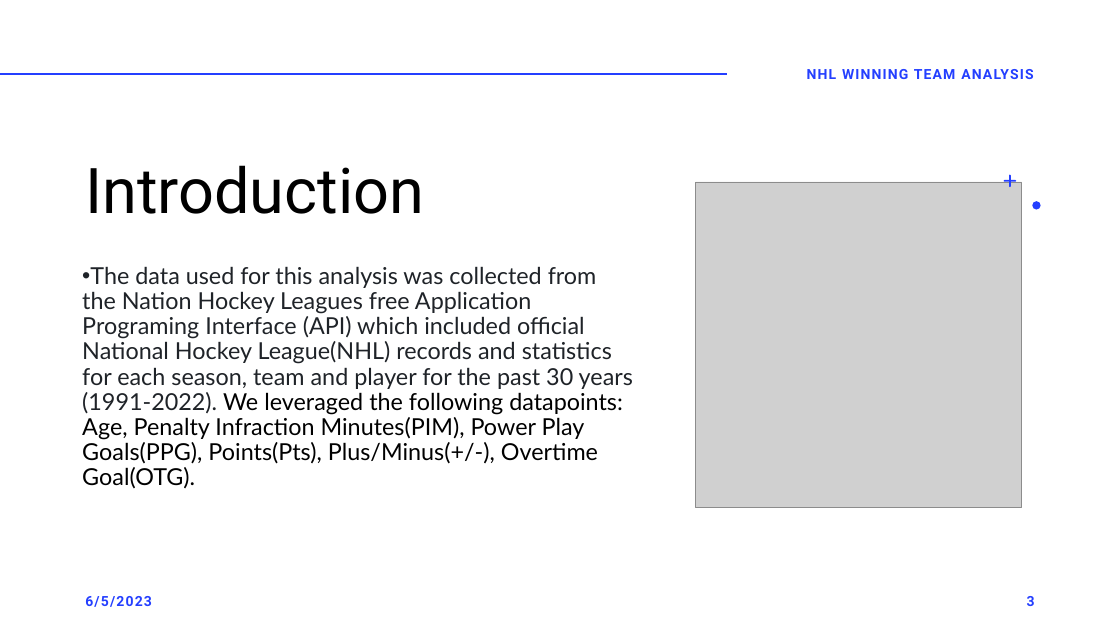
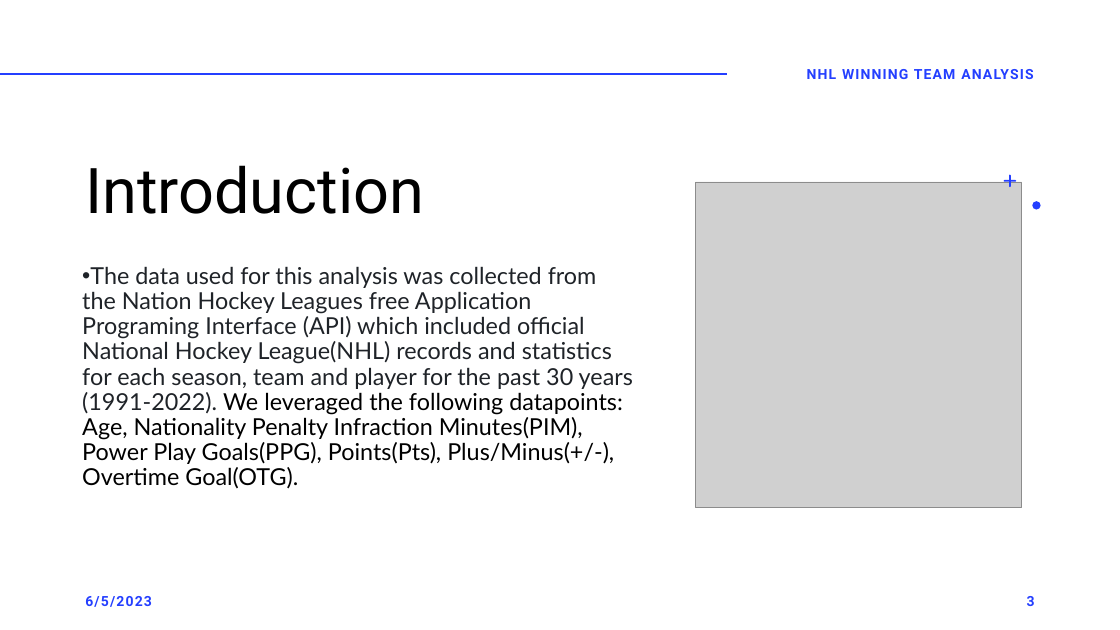
Before and after one commit to rbrennan55/project-sports-analytics-NHL, a slide deck: slide 3 of project-1-nhl.pptx. Drawn at 1120x630 pixels with LibreOffice and Linux fonts; fonts in the diff are those of the drawing; grey boxes stand for pictures. Boxes give left, top, right and bottom in pixels: in the first picture for what was removed or moved away, otherwise in the second. Text is boxed around its words. In the diff, an @@ line names an element or a change of style, - is before the commit and + after.

Commit message:
revised, Nationality and grammar

```diff
--- a/project-1-nhl.pptx
+++ b/project-1-nhl.pptx
@@ text at box(82, 266, 633, 489): text changed @@
-• The data used for this analysis was collected from the Nation Hockey Leagues free Application Programing Interface (API) which included official National Hockey League(NHL) records and statistics for each season, team and player for the past 30 years (1991-2022). We leveraged the following datapoints: Age, Penalty Infraction Minutes(PIM), Power Play Goals(PPG), Points(Pts), Plus/Minus(+/-), Overtime Goal(OTG).
+• The data used for this analysis was collected from the Nation Hockey Leagues free Application Programing Interface (API) which included official National Hockey League(NHL) records and statistics for each season, team and player for the past 30 years (1991-2022). We leveraged the following datapoints: Age, Nationality Penalty Infraction Minutes(PIM), Power Play Goals(PPG), Points(Pts), Plus/Minus(+/-), Overtime Goal(OTG).
```
Also in this commit, not shown: 4 other slides changed.
